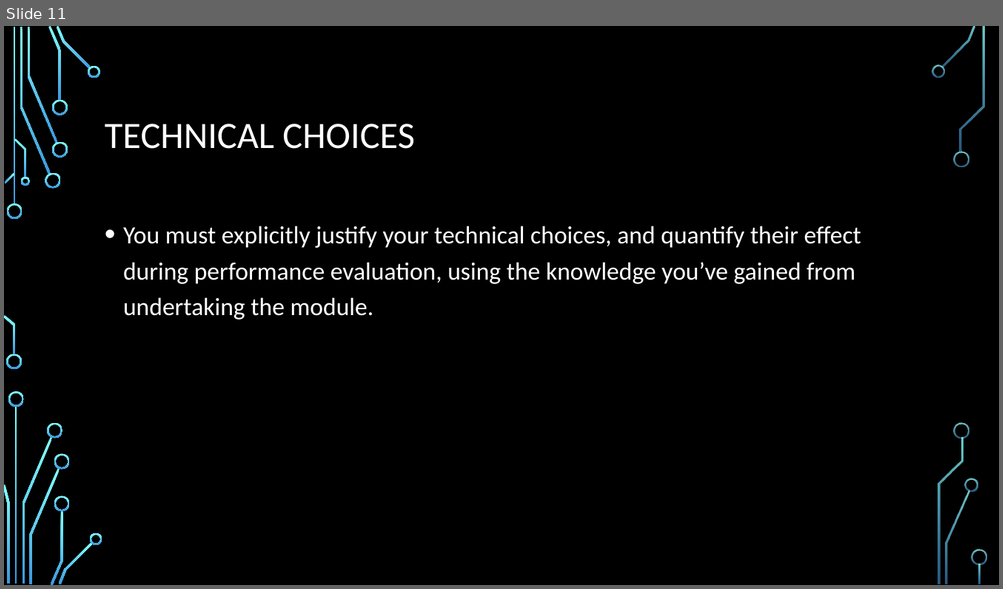
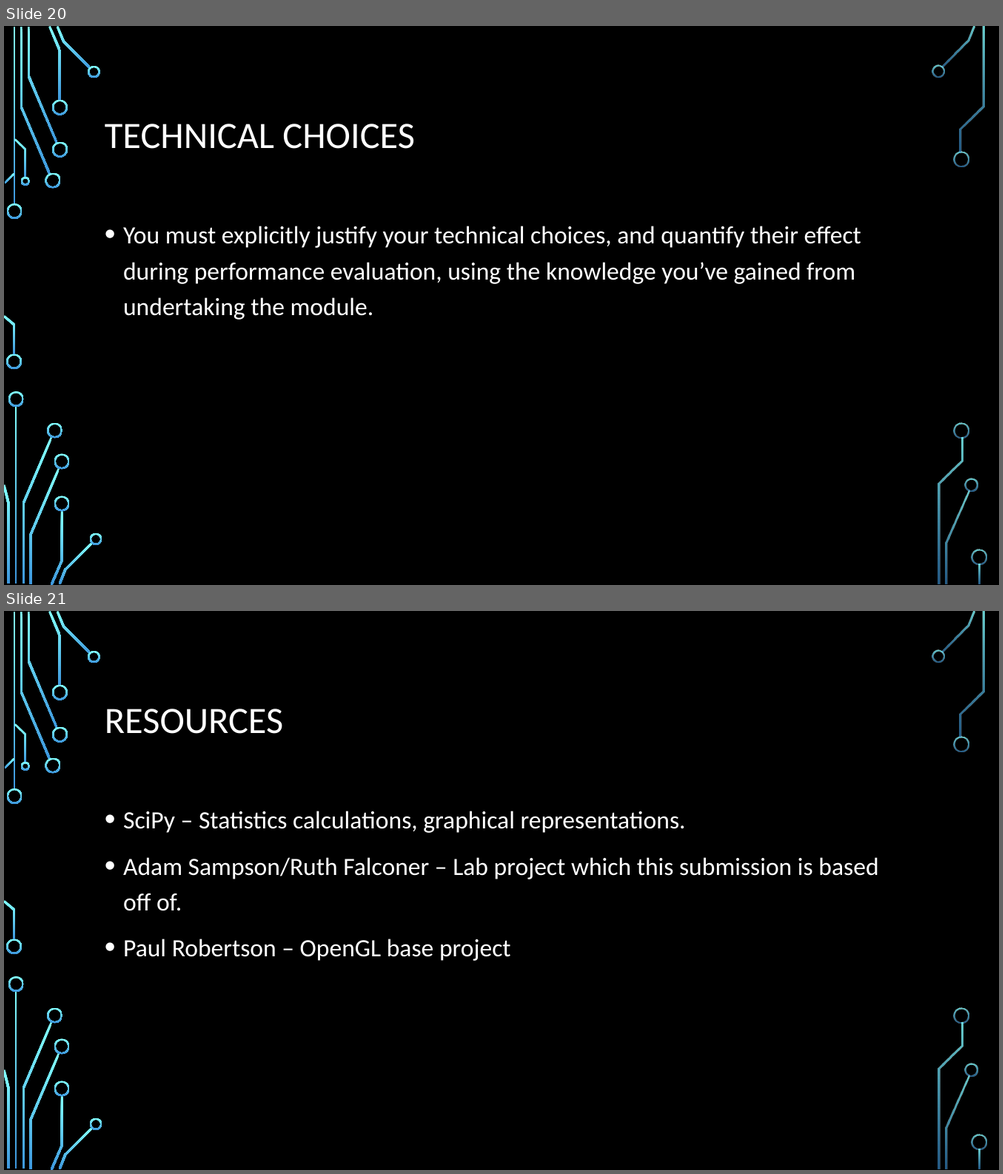
Before and after one commit to Shorte240/DSaA-Submission, a slide deck: CMP202 Assessment.pptx. Shown one above the other, each under a label of ours: slide 11 before the commit, slides 20 and 21 after it. The pictures are 1003x589 and 1003x1174 pixels, drawn with LibreOffice and Linux fonts; fonts in the diff are those of the drawing; background and template pictures are left out. Boxes give left, top, right and bottom in pixels: in the first picture for what was removed or moved away, otherwise in the second. Text is boxed around its words. In the diff, an @@ line names an element or a change of style, - is before the commit and + after.

```diff
--- a/CMP202 Assessment.pptx
+++ b/CMP202 Assessment.pptx
@@ slide 21 added at (x1=4, y1=611, x2=999, y2=1170), background picture (left out); not listed: 36 template elements that a slide beside it also shows @@
@@ title added at (x1=105, y1=709, x2=283, y2=734), 36 pt, text #FFFFFF @@
+RESOURCES
@@ text added at (x1=123, y1=811, x2=878, y2=961), 24 pt, text #FFFFFF @@
+• SciPy – Statistics calculations, graphical representations.
+• Adam Sampson/Ruth Falconer – Lab project which this submission is based off of.
+• Paul Robertson – OpenGL base project
@@ what was slide 11 is now slide 20 @@
```
Also in this commit, not shown: 2 slides changed, 9 other slides added.
